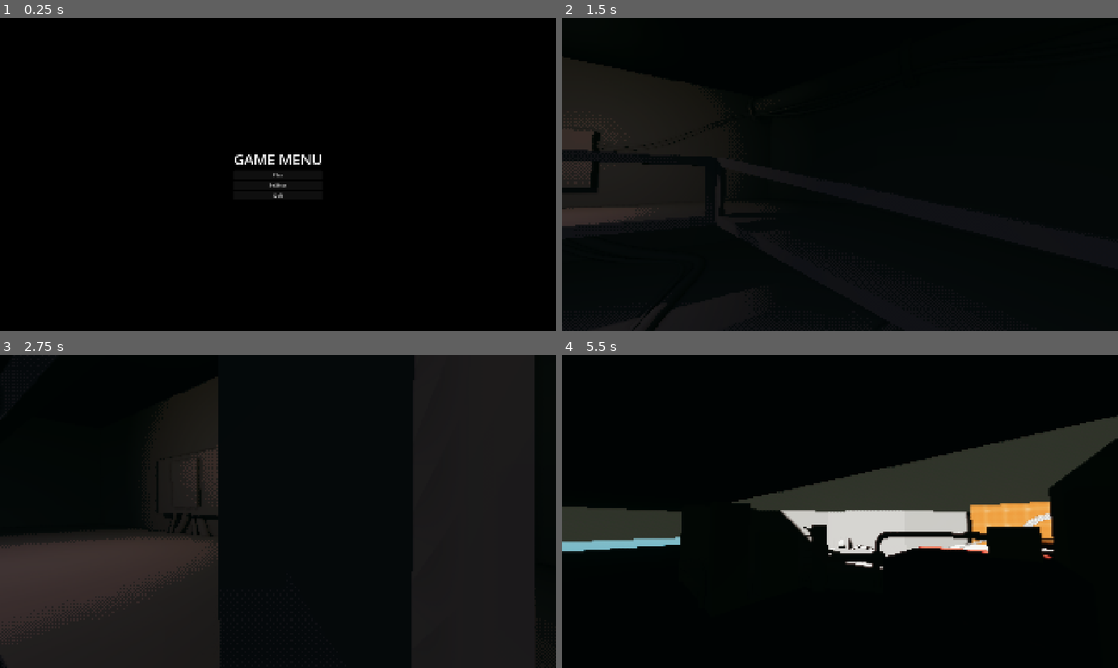
Above: before the commit, frames 1-4 (two rows, left to right).
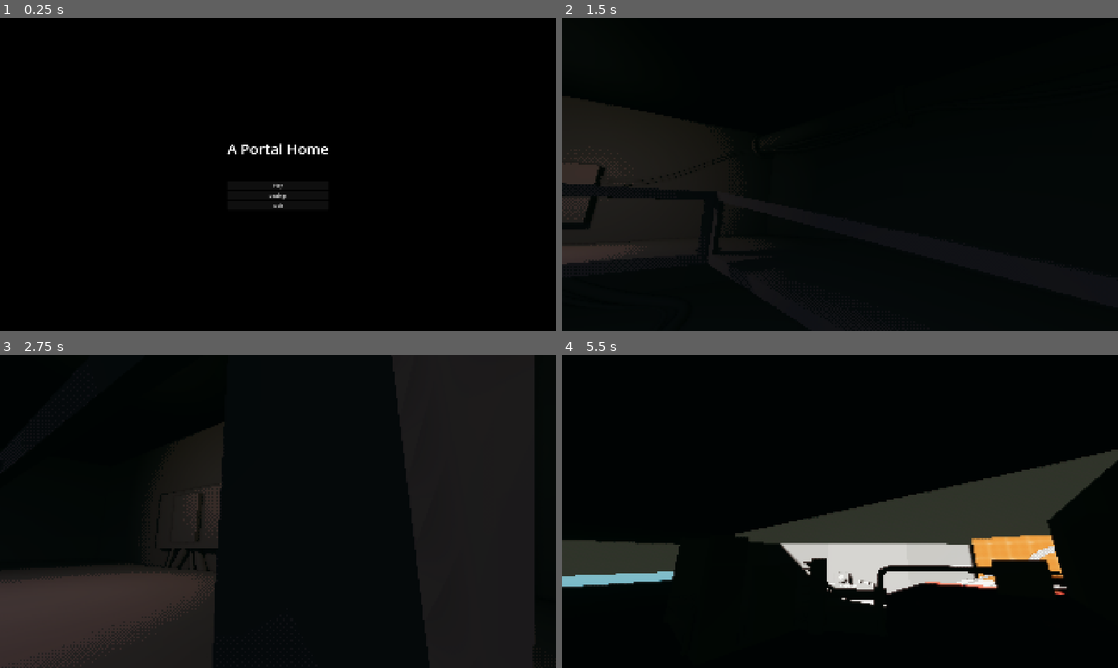
Above: after the commit, the same moments.

Repository: Raamxie/LudumDare60
Game: Godot game, scene res://scenes/main.tscn
The game is run twice, just before and just after one commit, with the same random seed, the same clock (stepped at 60 frames per second) and the same inputs. Sound files missing from this copy of the repository are replaced by a short silence.
Inputs (mouse positions are in pixels of both pictures, inside the frame that each line leads up to):
- Up to frame 1 (0.25 s): no input
- Up to frame 2 (1.5 s): click "Play" at 0.5 s; tap Enter at 1.25 s; move the mouse to (867, 174) at 1.27 s; press the mouse at (867, 174) at 1.28 s; hold W (forward) from 1.28 s (still down)
- Up to frame 3 (2.75 s): keep holding W (forward); tap Space (jump) at 1.52, 2.27 s; move the mouse to (250, 511) at 2.02 s; release the mouse at (250, 511) at 2.03 s; right-click (250, 511) at 2.1 s
- Up to frame 4 (5.5 s): keep holding W (forward); move the mouse to (851, 505) at 2.77 s; tap Q (drop) at 2.85 s; move the mouse to (834, 517) at 3.52 s; tap E (interact) at 3.6 s; tap Space (jump) at 3.77, 4.52, 5.27 s; move the mouse to (878, 514) at 4.27 s; hold Shift (sprint) 4.28-5.03 s; move the mouse to (795, 508) at 5.02 s; tap F (use_tool) at 5.1 s

The runs differ from the first frame. In frame 1, 0.7% of the frame differs, in the area x 40-59%, y 40-61%; in frame 2, 4.5%; in frame 3, 6.8%; in frame 4, 23%, in the area x 0-100%, y 19-81%.

Commit message:
update menu label

Diff:
--- a/ludum-dare-60/scenes/screens.tscn
+++ b/ludum-dare-60/scenes/screens.tscn
@@ -150,10 +150,11 @@
 grow_vertical = 2
 alignment = 1
 
-[node name="Label" type="Label" parent="Control/MainMenu/VBoxContainer" unique_id=960668441]
+[node name="Title" type="Label" parent="Control/MainMenu/VBoxContainer" unique_id=960668441]
 layout_mode = 2
 theme_override_font_sizes/font_size = 50
-text = "GAME MENU"
+text = "A Portal Home
+"
 horizontal_alignment = 1
 vertical_alignment = 1
 
